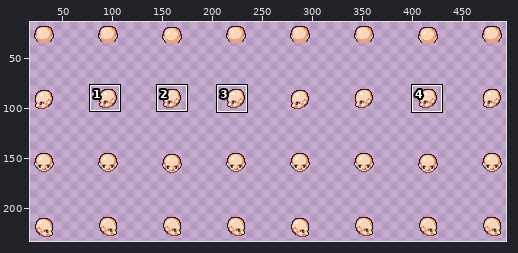
Sprite sheet: Characters/Heads (Adult)/Head 03 - Elderly/Walk.png. The first picture is a wide view before the edit; the outline marks the close-up.
Close-up. Earlier state:
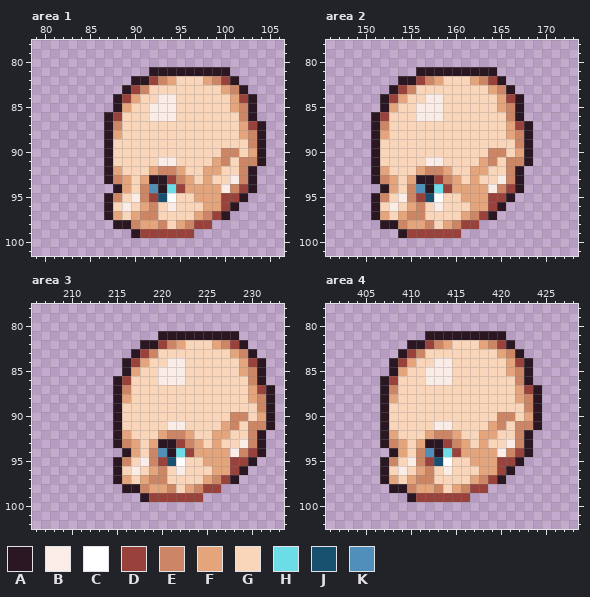
The file is 512x256 pixels. Shown: area 1: x 79..106, y 78..101; area 2: x 146..173, y 78..101; area 3: x 206..233, y 78..102; area 4: x 401..428, y 78..102. The wide view leaves out empty margins. The commit also changed other parts of the picture, which this record leaves out.
Palette (. is transparent): A #2a1722  B #faece7  C #ffffff  D #99423c  E #cc8665  F #e4a47c  G #f9d5ba  H #6cdce7  J #18506f  K #4f8fba
Pixels before, area 1, first column x 87:
 81 .....AAAAAAAAA....
 82 ...AADEFGGGFEDA...
 83 ..ADEGGGGGGGGFEA..
 84 .ADFGGBBGGGGGGFDA.
 85 .AFGGBBBGGGGGGFEA.
 86 ADGGGBBBGGGGGGGEA.
 87 AEGGGGGGGGGGGGGFDA
 88 AFGGGGGGGGGGGGGFEA
 89 AGGGGGGGGGGGGGGGEA
 90 AGGGGGGGGGGGGEEGFA
 91 AGGGGGBBGGGGFEGEEA
 92 AFGGGFEEFGGFFGGEA.
 93 AEFGFAADEFGFGGBEA.
 94 .AFGEKAHDFFFFBEDA.
 95 AEGBEDJCGGFFFDDA..
 96 AGBGFEGBGGGFFDA...
 97 AFGFEEGGGGFEDA....
 98 .AAEFFEGFEDD......
 99 ...ADDDDDD........
Pixels before, area 2, first column x 151:
 81 .....AAAAAAAAA....
 82 ...AADEFGGGFEDA...
 83 ..ADEGGGGGGGGFEA..
 84 .ADFGGBBGGGGGGFDA.
 85 .AFGGBBBGGGGGGFEA.
 86 ADGGGBBBGGGGGGGEA.
 87 AEGGGGGGGGGGGGGFDA
 88 AFGGGGGGGGGGGGGFEA
 89 AGGGGGGGGGGGGGGGEA
 90 AGGGGGGGGGGGGEEGFA
 91 AGGGGGBBGGGGFEGEEA
 92 AFGGGFEEFGGFFGGEA.
 93 AEFGFAADEFGFGGBEA.
 94 .AFGEKAHDFFFFBEDA.
 95 AEGBEDJCGGFFFDDA..
 96 AGBGFEGBGGGFFDA...
 97 AFGFEEGGGGFEDA....
 98 .AAEFFEGFEDD......
 99 ...ADDDDDD........
Pixels before, area 3, first column x 215:
 81 .....AAAAAAAAA....
 82 ...AADEFGGGFEDA...
 83 ..ADEGGGGGGGGFEA..
 84 .ADFGGBBGGGGGGFDA.
 85 .AFGGBBBGGGGGGFEA.
 86 ADGGGBBBGGGGGGGEA.
 87 AEGGGGGGGGGGGGGFDA
 88 AFGGGGGGGGGGGGGFEA
 89 AGGGGGGGGGGGGGGGEA
 90 AGGGGGGGGGGGGEEGFA
 91 AGGGGGBBGGGGFEGEEA
 92 AFGGGFEEFGGFFGGEA.
 93 AEFGFAADEFGFGGBEA.
 94 .AFGEKAHDFFFFBEDA.
 95 AEGBEDJCGGFFFDDA..
 96 AGBGFEGBGGGFFDA...
 97 AFGFEEGGGGFEDA....
 98 .AAEFFEGFEDD......
 99 ...ADDDDDD........
Pixels before, area 4, first column x 407:
 81 .....AAAAAAAAA....
 82 ...AADEFGGGFEDA...
 83 ..ADEGGGGGGGGFEA..
 84 .ADFGGBBGGGGGGFDA.
 85 .AFGGBBBGGGGGGFEA.
 86 ADGGGBBBGGGGGGGEA.
 87 AEGGGGGGGGGGGGGFDA
 88 AFGGGGGGGGGGGGGFEA
 89 AGGGGGGGGGGGGGGGEA
 90 AGGGGGGGGGGGGEEGFA
 91 AGGGGGBBGGGGFEGEEA
 92 AFGGGFEEFGGFFGGEA.
 93 AEFGFAADEFGFGGBEA.
 94 .AFGEKAHDFFFFBEDA.
 95 AEGBEDJCGGFFFDDA..
 96 AGBGFEGBGGGFFDA...
 97 AFGFEEGGGGFEDA....
 98 .AAEFFEGFEDD......
 99 ...ADDDDDD........
And afterwards:
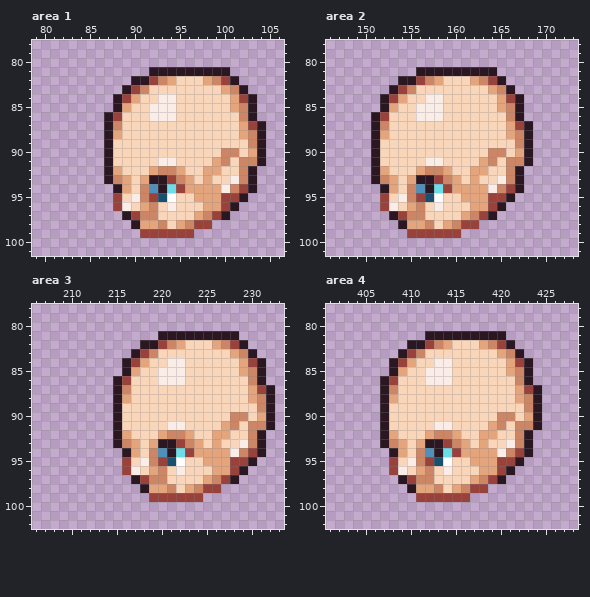
From old to new:
Area 1:
Colour E becomes colour A in row 98 at x 90.
Colour G becomes colour A in row 97 at x 89.
Colour E becomes colour D in row 95 at x 88.
Colour F becomes colour D in row 97 at x 90.
Colour G becomes colour D in row 96 at x 88.
The author cleared colour A in rows 95 to 97 at x 87; in row 98 at x 88 to 89; in row 99 at x 90.
The author cleared colour F in row 97 at x 88.
Area 2:
Colour E becomes colour A in row 98 at x 154.
Colour G becomes colour A in row 97 at x 153.
Colour E becomes colour D in row 95 at x 152.
Colour F becomes colour D in row 97 at x 154.
Colour G becomes colour D in row 96 at x 152.
The author cleared colour A in rows 95 to 97 at x 151; in row 98 at x 152 to 153; in row 99 at x 154.
The author cleared colour F in row 97 at x 152.
Area 3:
Colour E becomes colour A in row 98 at x 218.
Colour G becomes colour A in row 97 at x 217.
Colour E becomes colour D in row 95 at x 216.
Colour F becomes colour D in row 97 at x 218.
Colour G becomes colour D in row 96 at x 216.
The author cleared colour A in rows 95 to 97 at x 215; in row 98 at x 216 to 217; in row 99 at x 218.
The author cleared colour F in row 97 at x 216.
Area 4:
Colour E becomes colour A in row 98 at x 410.
Colour G becomes colour A in row 97 at x 409.
Colour E becomes colour D in row 95 at x 408.
Colour F becomes colour D in row 97 at x 410.
Colour G becomes colour D in row 96 at x 408.
The author cleared colour A in rows 95 to 97 at x 407; in row 98 at x 408 to 409; in row 99 at x 410.
The author cleared colour F in row 97 at x 408.
Pixel boxes of the changes (left, top, right, bottom) in both close-ups:
changed: (104, 193, 140, 238)
changed: (371, 193, 407, 238)
changed: (113, 457, 149, 502)
changed: (380, 457, 416, 502)
